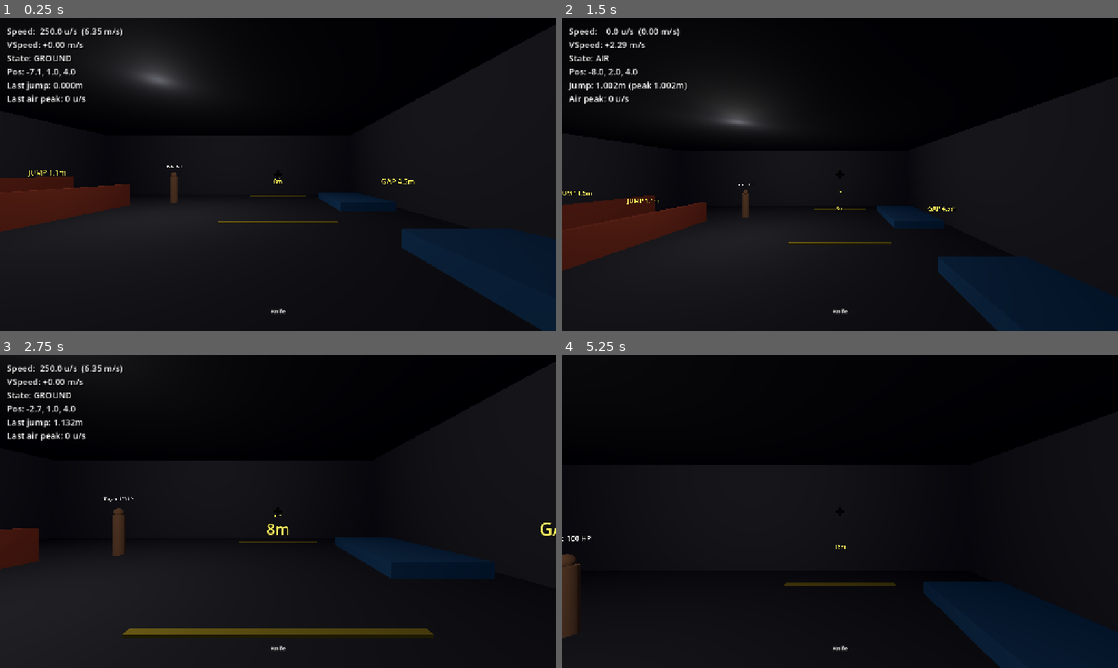
Above: before the commit, frames 1-4 (two rows, left to right).
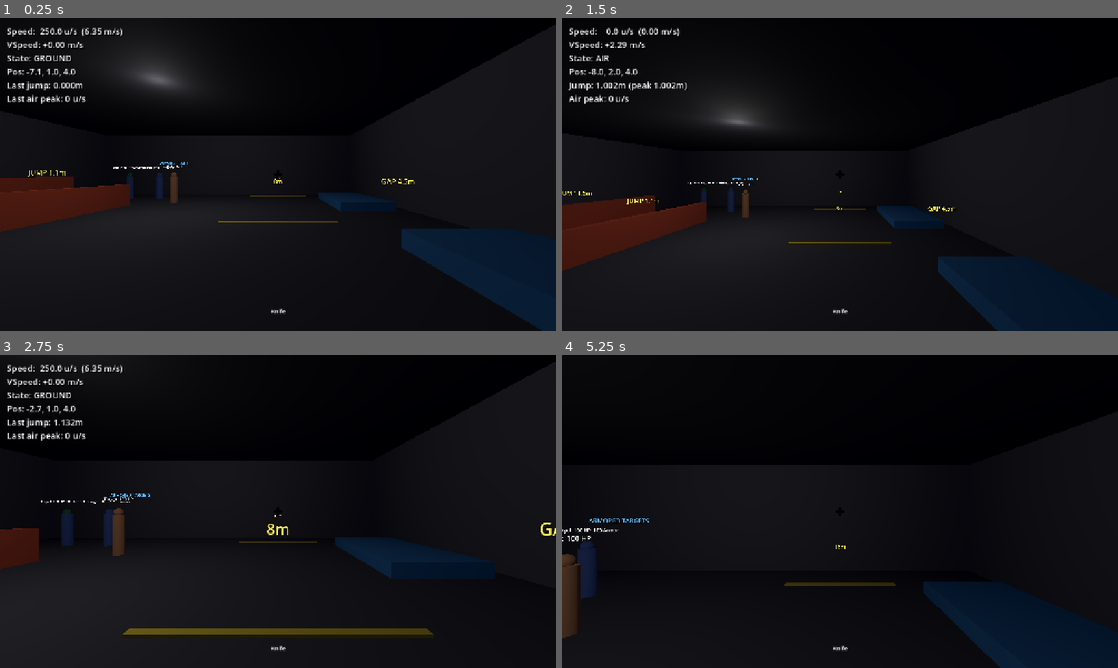
Above: after the commit, the same moments.

Repository: gotospaceplace/angels_and_demons
Game: Godot game, scene res://tests/test_scene.tscn
Same seed, same stepped clock (60 frames per second), same inputs: the game is played once before the commit and once after it. This scene is started directly instead of the project's main scene.
Inputs (mouse positions are in pixels of both pictures, inside the frame that each line leads up to):
- Up to frame 1 (0.25 s): no input
- Up to frame 2 (1.5 s): move the mouse to (867, 174) at 0.52 s; hold Ctrl (duck) 0.53-1.28 s; hold W (move_forward) from 0.53 s (still down); tap Space (jump) at 0.77 s; move the mouse to (812, 174) at 1.27 s; click (812, 174) at 1.35 s
- Up to frame 3 (2.75 s): keep holding W (move_forward); tap Space (jump) at 1.52 s; move the mouse to (289, 505) at 2.02 s; hold Right mouse button (fire_secondary) from 2.03 s (still down)
- Up to frame 4 (5.25 s): keep holding W (move_forward); move the mouse to (834, 517) at 2.77 s; release Right mouse button (fire_secondary) at 2.78 s; tap F7 (toggle_hud) at 2.85 s; tap Space (jump) at 3.02, 3.77, 4.52 s; move the mouse to (878, 514) at 3.52 s; hold 1 (weapon_1) 3.53-4.28 s; tap R (reload) at 4.15 s; move the mouse to (795, 508) at 4.27 s; tap 2 (weapon_2) at 4.35 s; move the mouse to (845, 511) at 5.02 s; hold 3 (weapon_3) from 5.03 s (still down)

The runs differ from the first frame. In frame 1, 0.2% of the frame differs, in the area x 20-34%, y 46-58%; in frame 2, 0.2%; in frame 3, 0.5%; in frame 4, 0.6%, in the area x 0-16%, y 52-78%.

Commit message:
Add armor system with helmet and hitgroup gating (WB4)
Armor reduces damage using CS 1.6 formula: hp_lost = raw × pen_ratio,
armor_absorbed = blocked × 0.5. Legs bypass armor entirely, headshots
require helmet for protection. Armored target dummies (blue, vest and
vest+helm) added to test room. Values match Phase 0 measurements.

Co-Authored-By: Claude Opus 4.6 <noreply@anthropic.com>

Diff:
--- a/shared/scenes/test_room.tscn
+++ b/shared/scenes/test_room.tscn
@@ -210,3 +210,22 @@
 [node name="TargetDummy3" type="Node3D" parent="."]
 transform = Transform3D(1, 0, 0, 0, 1, 0, 0, 0, 1, 0, 0.1, -8)
 script = ExtResource("target_dummy_script")
+
+[node name="ArmorLabel" type="Label3D" parent="."]
+transform = Transform3D(1, 0, 0, 0, 1, 0, 0, 0, 1, 7, 2.5, -3)
+billboard = 1
+text = "ARMORED TARGETS"
+font_size = 40
+outline_size = 6
+modulate = Color(0.3, 0.6, 1.0, 1)
+
+[node name="ArmoredDummyVest" type="Node3D" parent="."]
+transform = Transform3D(1, 0, 0, 0, 1, 0, 0, 0, 1, 7, 0.1, -4)
+script = ExtResource("target_dummy_script")
+armor_value = 100.0
+
+[node name="ArmoredDummyFull" type="Node3D" parent="."]
+transform = Transform3D(1, 0, 0, 0, 1, 0, 0, 0, 1, 7, 0.1, -6)
+script = ExtResource("target_dummy_script")
+armor_value = 100.0
+has_helmet = true
--- a/shared/scripts/target_dummy.gd
+++ b/shared/scripts/target_dummy.gd
@@ -1,23 +1,58 @@
 extends Node3D
+
+const WC := preload("res://shared/scripts/weapon_constants.gd")
+
+@export var armor_value: float = 0.0
+@export var has_helmet: bool = false
 
 var hp: float = 100.0
 var max_hp: float = 100.0
+var max_armor: float = 0.0
 var _label: Label3D
 var _reset_timer: float = 0.0
 
 
 func _ready() -> void:
+	max_armor = armor_value
 	_create_hitboxes()
 	_create_visual()
 	_create_label()
 
 
-func take_damage(damage: float, hitgroup: String, weapon_name: String) -> void:
-	hp = maxf(hp - damage, 0.0)
+func take_damage(damage: float, hitgroup: String, weapon_name: String, armor_pen: float = 1.0) -> void:
+	var hp_lost: float = damage
+	var armor_lost: float = 0.0
+	var armor_active := armor_value > 0.0 and _armor_applies(hitgroup)
+
+	if armor_active:
+		hp_lost = damage * armor_pen
+		armor_lost = (damage - hp_lost) * WC.ARMOR_ABSORB_RATE
+		if armor_lost > armor_value:
+			armor_lost = armor_value
+			hp_lost = damage - armor_lost / WC.ARMOR_ABSORB_RATE
+		armor_value = maxf(armor_value - armor_lost, 0.0)
+
+	hp = maxf(hp - hp_lost, 0.0)
+
 	var color := Color.RED if hitgroup == "head" else Color.YELLOW
 	_label.modulate = color
-	_label.text = "%s → %s\n%.1f dmg  (%.0f HP)" % [weapon_name, hitgroup, damage, hp]
+
+	if armor_active and armor_lost > 0.0:
+		var status := "  KILL" if hp <= 0.0 else ""
+		_label.text = "%s → %s\n-%.1f HP  -%.1f armor%s\n%.0f HP / %.0f armor" % [
+			weapon_name, hitgroup, hp_lost, armor_lost, status, hp, armor_value]
+	else:
+		_label.text = "%s → %s\n%.1f dmg  (%.0f HP)" % [weapon_name, hitgroup, hp_lost, hp]
+
 	_reset_timer = 3.0
+
+
+func _armor_applies(hitgroup: String) -> bool:
+	if hitgroup == "legs":
+		return false
+	if hitgroup == "head":
+		return has_helmet
+	return true
 
 
 func _process(delta: float) -> void:
@@ -25,8 +60,16 @@
 		_reset_timer -= delta
 		if _reset_timer <= 0.0:
 			hp = max_hp
-			_label.text = "Target  %.0f HP" % hp
+			armor_value = max_armor
+			_label.text = _idle_text()
 			_label.modulate = Color.WHITE
+
+
+func _idle_text() -> String:
+	if max_armor > 0.0:
+		var helm := "+Helm" if has_helmet else ""
+		return "Target  %.0f HP  %.0f Armor%s" % [hp, armor_value, helm]
+	return "Target  %.0f HP" % hp
 
 
 func _create_hitboxes() -> void:
@@ -51,8 +94,9 @@
 
 
 func _create_visual() -> void:
+	var body_color := Color(0.3, 0.4, 0.65) if max_armor > 0.0 else Color(0.7, 0.5, 0.35)
 	var mat := StandardMaterial3D.new()
-	mat.albedo_color = Color(0.7, 0.5, 0.35)
+	mat.albedo_color = body_color
 
 	# Body
 	var body := MeshInstance3D.new()
@@ -66,13 +110,15 @@
 	add_child(body)
 
 	# Head
+	var head_mat := StandardMaterial3D.new()
+	head_mat.albedo_color = Color(0.2, 0.5, 0.3) if has_helmet else body_color
 	var head := MeshInstance3D.new()
 	var sph := SphereMesh.new()
 	sph.radius = 0.15
 	sph.height = 0.3
 	head.mesh = sph
 	head.position = Vector3(0, 1.6, 0)
-	head.material_override = mat
+	head.material_override = head_mat
 	add_child(head)
 
 
@@ -83,7 +129,7 @@
 	_label.font_size = 32
 	_label.outline_size = 4
 	_label.modulate = Color.WHITE
-	_label.text = "Target  %.0f HP" % hp
+	_label.text = _idle_text()
 	add_child(_label)
 
 
--- a/shared/scripts/weapon_registry.gd
+++ b/shared/scripts/weapon_registry.gd
@@ -24,6 +24,7 @@
 	w.reserve_ammo = 0
 	w.is_automatic = false
 	w.max_speed = MC.SPEED_KNIFE
+	w.armor_penetration = 1.0
 	w.accuracy_type = 0  # None
 	return w
 
--- a/shared/scripts/weapon_system.gd
+++ b/shared/scripts/weapon_system.gd
@@ -197,7 +197,7 @@
 
 	var target = collider.get_parent()
 	if target and target.has_method("take_damage"):
-		target.take_damage(final_damage, hitgroup, current.weapon_name)
+		target.take_damage(final_damage, hitgroup, current.weapon_name, current.armor_penetration)
 
 
 # --- Spread calculation ---
Not shown: 1 places in shared/scenes/play_test.tscn that only renumber resources
Not shown: 1 places in tests/test_scene.tscn that only renumber resources
